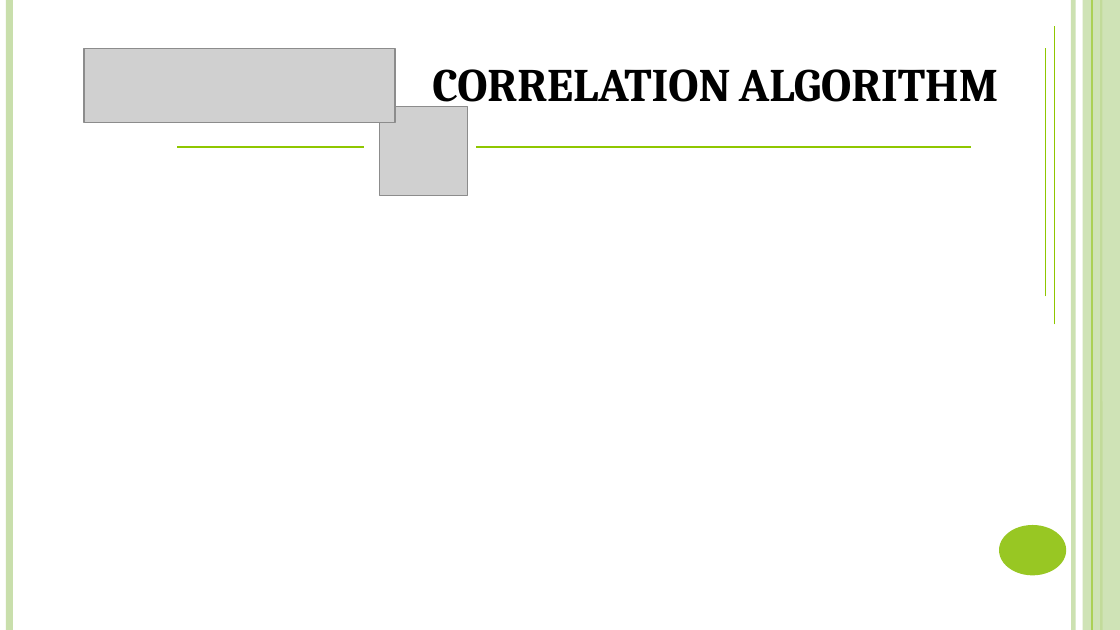
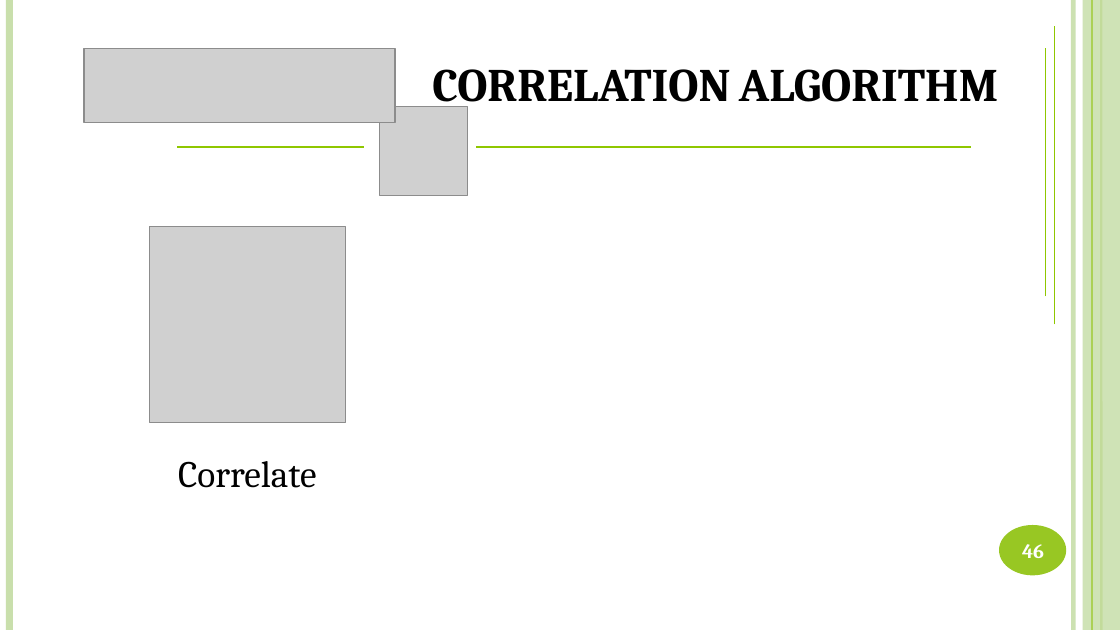
Before and after one commit to DanhLT2/Slide-Unistar, a slide deck: slide 46 of Slide-UniStar/UniStar.pptx (slide 43 before the commit). Drawn at 1120x630 pixels with LibreOffice and Linux fonts; fonts in the diff are those of the drawing; grey boxes stand for pictures. Boxes give left, top, right and bottom in pixels: in the first picture for what was removed or moved away, otherwise in the second. Text is boxed around its words. In the diff, an @@ line names an element or a change of style, - is before the commit and + after.

```diff
--- a/Slide-UniStar/UniStar.pptx
+++ b/Slide-UniStar/UniStar.pptx
@@ picture added at (149,226,345,422) @@
@@ text added at (178,461,317,488), 24 pt, text #000000 @@
+Correlate
@@ page number added at (1022,544,1044,558), 13 pt, text #FFFFFF, bold @@
+46
```
Also in this commit, not shown: 59 other slides changed, 11 slides added, 3 slides removed, 3 other files.
